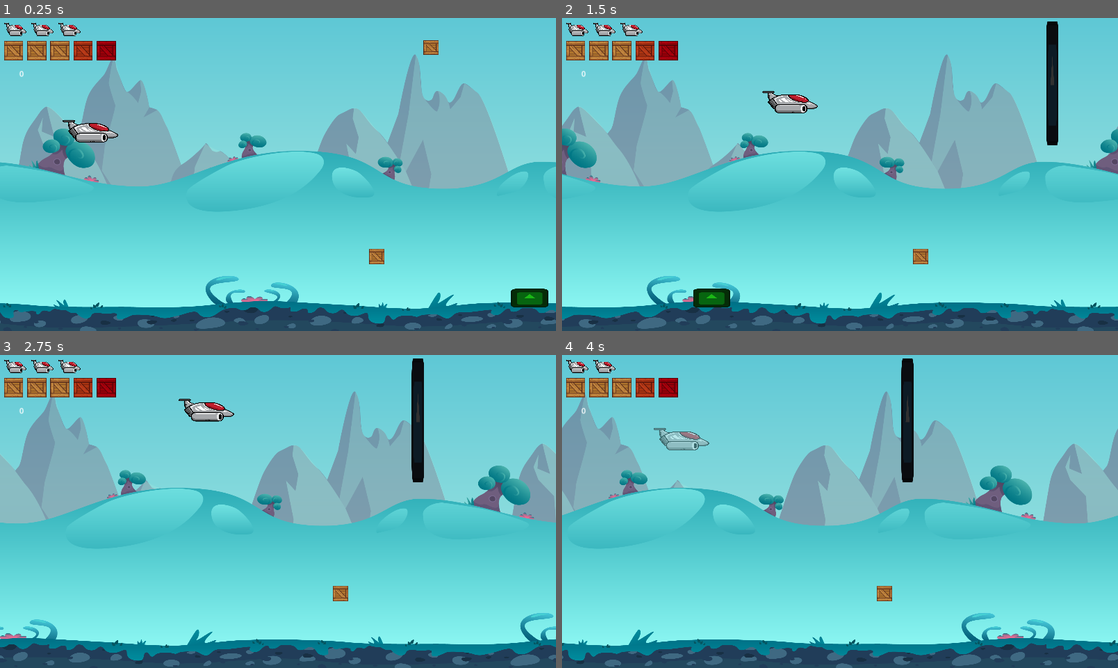
Above: before the commit, frames 1-4 (two rows, left to right).
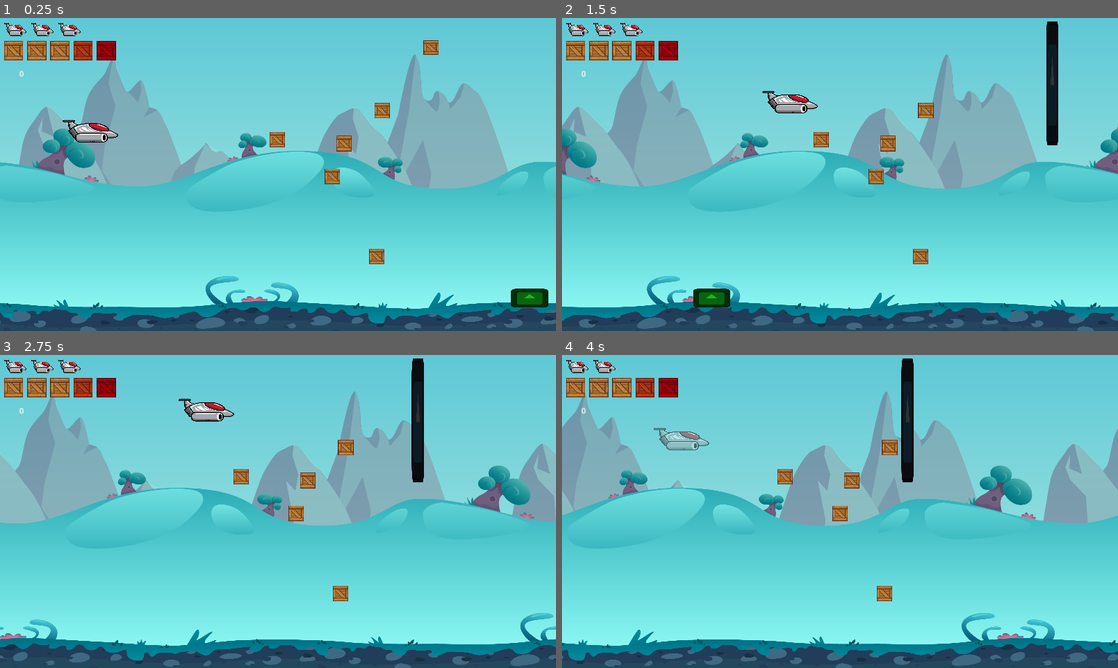
Above: after the commit, the same moments.

Repository: Ikkisoad/Godot-WIld-Jam-65
Game: Godot game, scene res://Scenes/main.tscn
The game is run twice, just before and just after one commit, with the same random seed, the same clock (stepped at 60 frames per second) and the same inputs. The engine's default icon, where the game draws it, is replaced by a stand-in: a white triangle on a blue panel in a dark square.
Inputs:
- Up to frame 1 (0.25 s): no input
- Up to frame 2 (1.5 s): hold Space (release) 0.53-1.28 s; hold Right (right) from 0.53 s (still down); tap Up (up) at 0.77, 0.8, 1.07, 1.35 s
- Up to frame 3 (2.75 s): tap Up (up) at 1.52, 1.82, 2.3 s; tap Space (release) at 1.55 s; release Right (right) at 2.03 s; hold Left (left) from 2.03 s (still down); hold Space (release) from 2.03 s (still down)
- Up to frame 4 (4 s): release Left (left) at 2.78 s; release Space (release) at 2.78 s; hold Right (right) from 2.78 s (still down); tap Space (release) at 2.85 s; tap Up (up) at 3.02, 3.32 s; hold Up (up) from 3.53 s (still down)

The runs differ from the first frame. In frame 1, 0.5% of the frame differs, in the area x 48-71%, y 27-54%; in frame 2, 0.5%, in the area x 45-67%, y 27-54%; in frame 3, 0.5%; in frame 4, 0.5%.

Commit message:
Bug Fixes and more adjusments
Now the packages are connected with the hud, and the player can't drop infinity packages anymore

Diff:
--- a/Scenes/PlayerCharacterBody2D.gd
+++ b/Scenes/PlayerCharacterBody2D.gd
@@ -3,6 +3,7 @@
 @onready var timer = $releaseTimer
 @onready var animated_sprite_2d = $AnimatedSprite2D
 
+const PACKAGES_REMOVED = 1
 const SPEED = 300.0
 const JUMP_VELOCITY = -280.0
 const MAX_Y_VELOCITY = 250
@@ -25,6 +26,7 @@
 		releasePackage.global_position.y += 50
 		add_child(releasePackage)
 		timer.start()
+		Autoload.RemovePackages(PACKAGES_REMOVED)
 
 func _physics_process(delta):
 	# Add the gravity.
--- a/Scenes/ingame_hud.gd
+++ b/Scenes/ingame_hud.gd
@@ -17,6 +17,7 @@
 	Autoload.scoreCounted.connect(updateScore)
 	Autoload.packageCollected.connect(updateScore)
 	Autoload.died.connect(updateLives)
+	Autoload.packageCollected.connect(updatePackages)
 
 func updateScore():
 	score.text = str(Autoload.score)
@@ -32,13 +33,13 @@
 
 func updatePackages():
 	match Autoload.packages:
+		1:
+			package_1.visible = false
+		2:
+			package_2.visible = false
+		3:
+			package_3.visible = false
 		4:
+			package_4.visible = false
+		5:
 			package_5.visible = false
-		3:
-			package_4.visible = false
-		2:
-			package_3.visible = false
-		1:
-			package_2.visible = false
-		0:
-			package_1.visible = false
--- a/Scenes/main.tscn
+++ b/Scenes/main.tscn
@@ -19,7 +19,19 @@
 hud = NodePath("../IngameHUD")
 
 [node name="Package" parent="." instance=ExtResource("2_5sxe3")]
+position = Vector2(582, 252)
+
+[node name="Package5" parent="." instance=ExtResource("2_5sxe3")]
+position = Vector2(720, 260)
+
+[node name="Package2" parent="." instance=ExtResource("2_5sxe3")]
 position = Vector2(788, 494)
+
+[node name="Package3" parent="." instance=ExtResource("2_5sxe3")]
+position = Vector2(799, 192)
+
+[node name="Package4" parent="." instance=ExtResource("2_5sxe3")]
+position = Vector2(696, 328)
 
 [node name="ParalaxBackground1" parent="." instance=ExtResource("3_lo5e1")]
 
--- a/Script/autoload.gd
+++ b/Script/autoload.gd
@@ -7,6 +7,7 @@
 signal scoreCounted()
 signal packageCollected()
 signal died()
+
 
 func countScore(value):
 	score += value
@@ -20,3 +21,6 @@
 func playerDeath():
 	lives -= 1
 	died.emit()
+
+func RemovePackages(value : float) -> void:
+	packages -= value
Not shown, added: Scenes/plaB82.tmp
